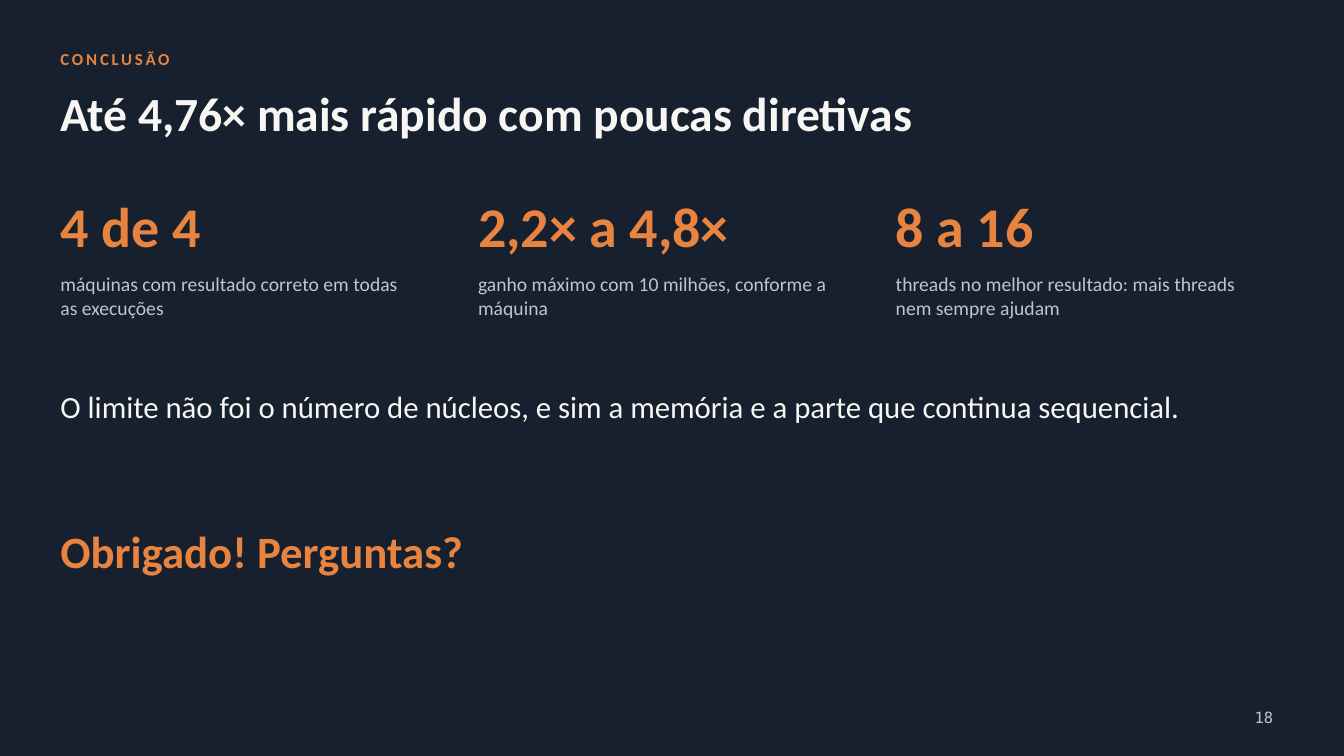
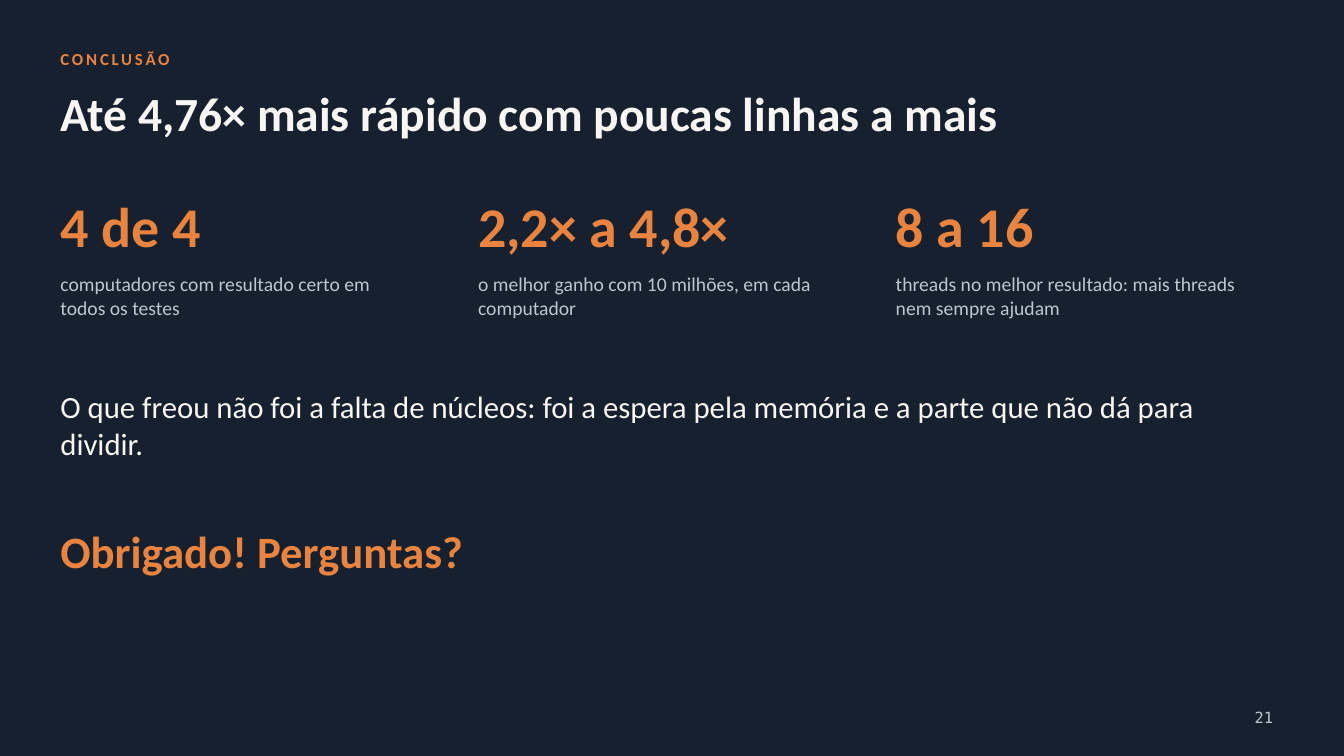
Before and after one commit to Dev2MundialMix/m3_1_bucket_sort, a slide deck: slide 21 of apresentacao/bucket_sort_openmp.pptx (slide 18 before the commit). Drawn at 1344x756 pixels with LibreOffice and Linux fonts; fonts in the diff are those of the drawing. Boxes give left, top, right and bottom in pixels: in the first picture for what was removed or moved away, otherwise in the second. Text is boxed around its words. In the diff, an @@ line names an element or a change of style, - is before the commit and + after.

```diff
--- a/apresentacao/bucket_sort_openmp.pptx
+++ b/apresentacao/bucket_sort_openmp.pptx
@@ title at [60,97,998,139]: text changed @@
-Até 4,76× mais rápido com poucas diretivas
+Até 4,76× mais rápido com poucas linhas a mais
@@ text at [60,277,369,315]: text changed @@
-máquinas com resultado correto em todas as execuções
+computadores com resultado certo em todos os testes
@@ text at [478,277,810,318]: text changed @@
-ganho máximo com 10 milhões, conforme a máquina
+o melhor ganho com 10 milhões, em cada computador
@@ text at [60,396,1194,455]: text changed @@
-O limite não foi o número de núcleos, e sim a memória e a parte que continua sequencial.
+O que freou não foi a falta de núcleos: foi a espera pela memória e a parte que não dá para dividir.
@@ page number at [1255,711,1274,723]: text changed @@
-18
+21
```
Also in this commit, not shown: 16 other slides changed, 3 slides added, 1 other file.
